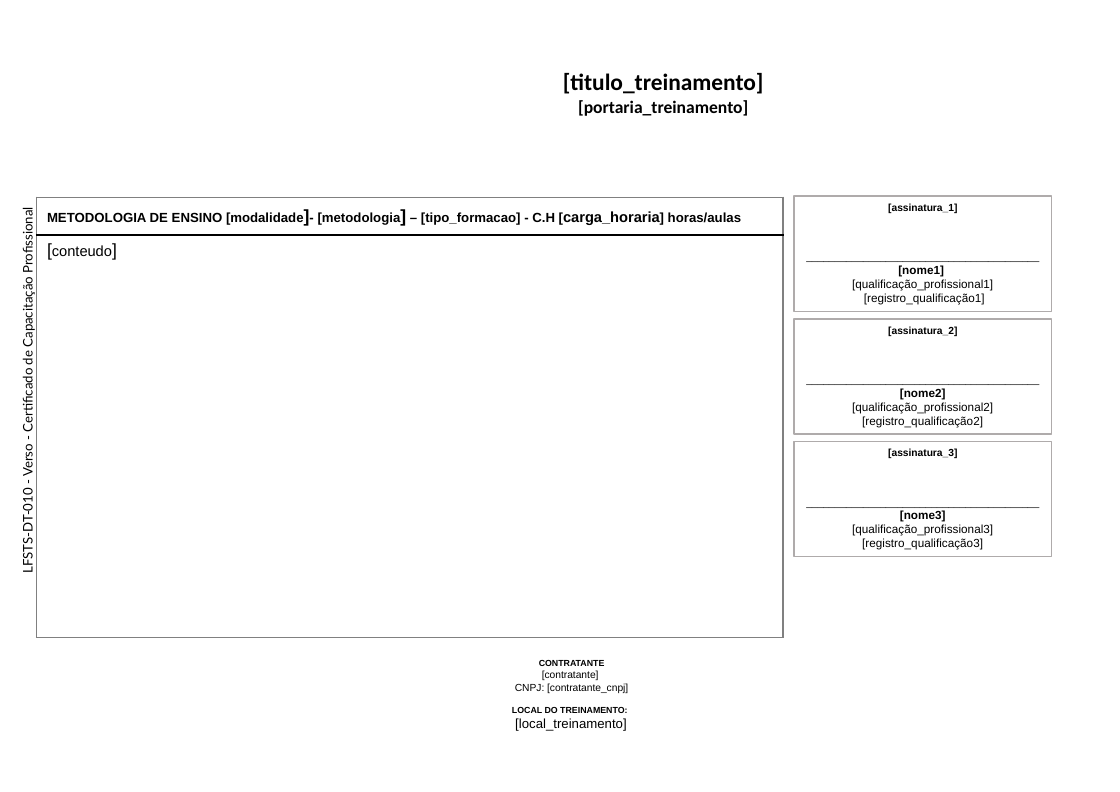
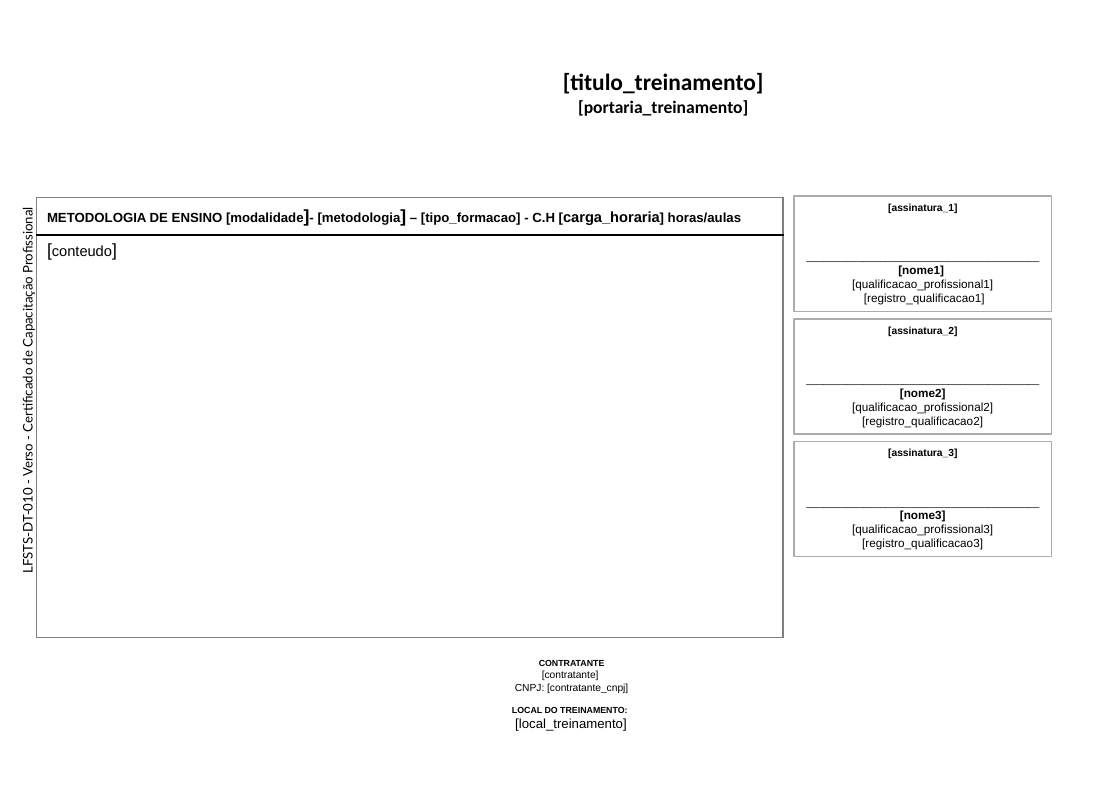
Before and after one commit to Programateca/lfsoares-front, a slide deck: slide 1 of public/templates/verso-3a.pptx. Drawn at 1120x792 pixels with LibreOffice and Linux fonts; fonts in the diff are those of the drawing; background and template pictures are left out. Boxes give left, top, right and bottom in pixels: in the first picture for what was removed or moved away, otherwise in the second. Text is boxed around its words. In the diff, an @@ line names an element or a change of style, - is before the commit and + after.

```diff
--- a/public/templates/verso-3a.pptx
+++ b/public/templates/verso-3a.pptx
@@ text in rectangle at [852,279,993,305]: text changed @@
-[qualificação_profissional1]
-[registro_qualificação1]
+[qualificacao_profissional1]
+[registro_qualificacao1]
@@ text in rectangle at [852,402,993,428]: text changed @@
-[qualificação_profissional2]
-[registro_qualificação2]
+[qualificacao_profissional2]
+[registro_qualificacao2]
@@ text in rectangle at [852,524,993,550]: text changed @@
-[qualificação_profissional3]
-[registro_qualificação3]
+[qualificacao_profissional3]
+[registro_qualificacao3]
```
Also in this commit, not shown: 2 other files.
